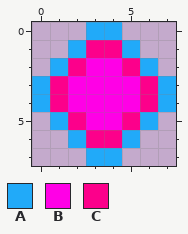
One commit to this pixel-art sprite: OLD/client/resources/images/enemies/swarmers/sprite_27.png. The first picture shows the starting point.
The file is 8x8 pixels. Colours within 5 levels of each other are drawn and written as one.
Palette (. is transparent): A #21aaf9  B #ff00e6  C #fc008b
After:
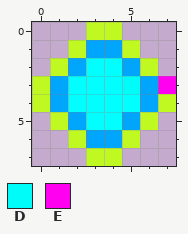
Colours new in this view: D #00fcf8  E #ff00f0
Changes in this commit:
colour A: #21aaf9 -> #c0f921
colour B: #ff00e6 -> #00fffe
colour C: #fc008b -> #00a5fc
Changed rows in their new state; - is a pixel that keeps its letter.
first column x 5:
3 D-E
Boxes around the changes in both pictures, in picture pixels (x1, y1, x2, y2):
changed: (32, 22, 176, 166)
